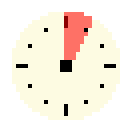
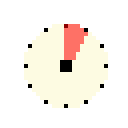
The second 128 x 128 image is a revision of the first. Changes to its layers:
"Layer 2": opacity 55% → 100%, painted on it over (24, 12, 108, 108)
removed layer "Layer 4" over (12, 12, 120, 120)
